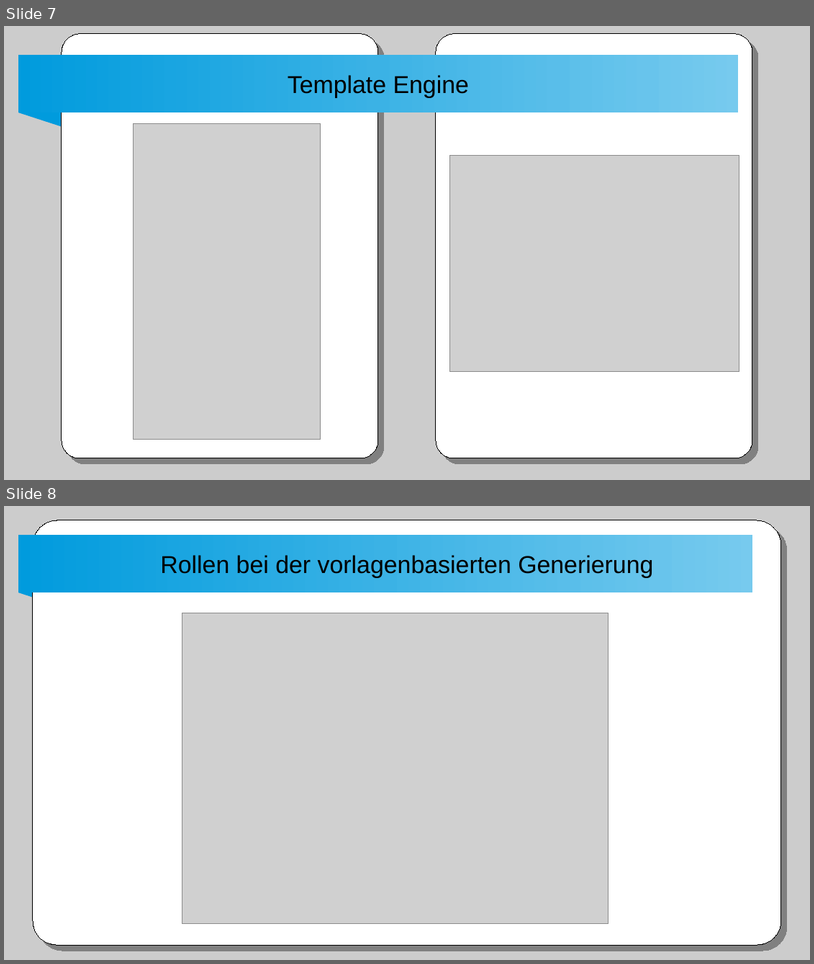
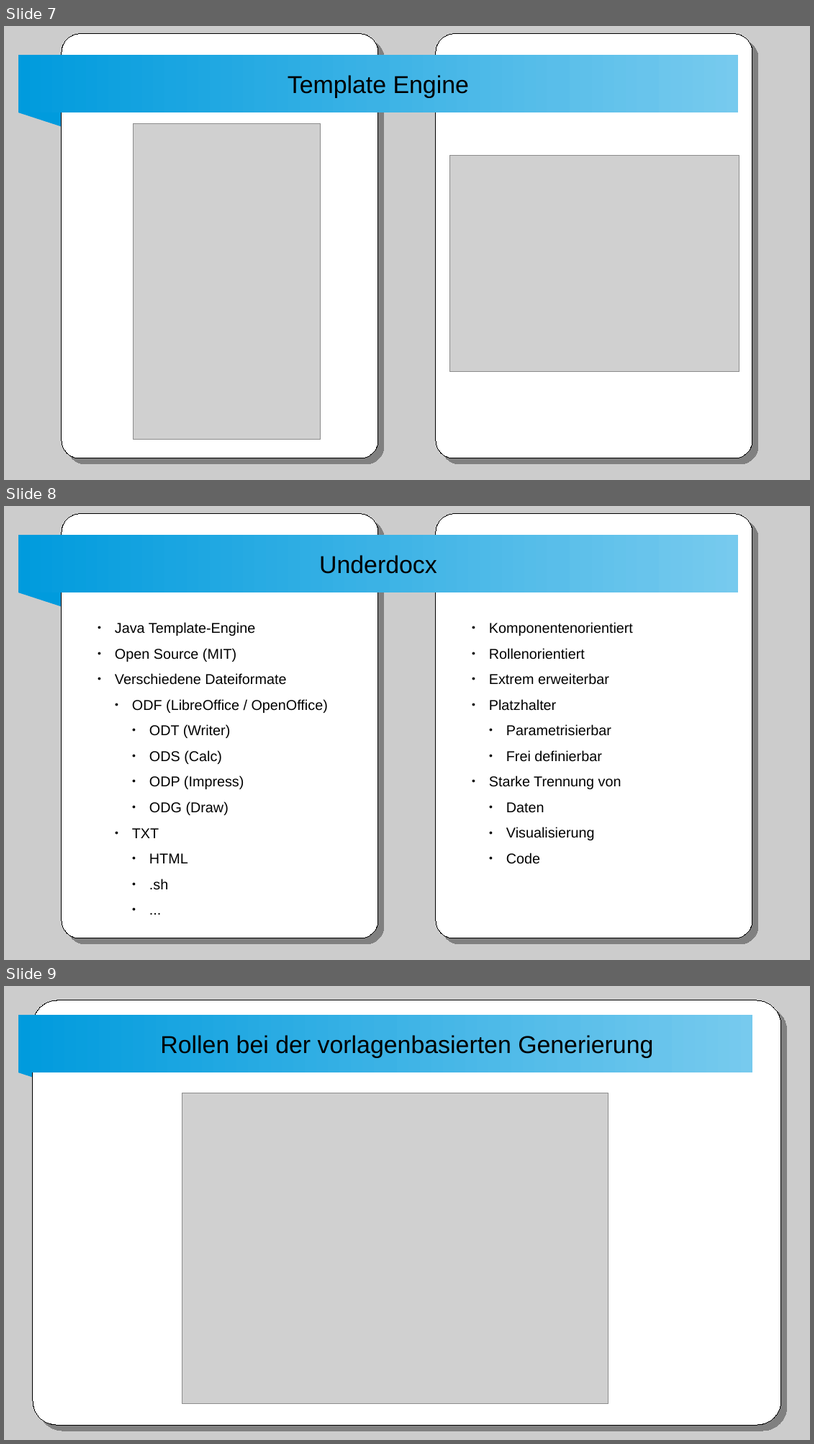
Before and after one commit to winterrifier/underdocx-examples, a slide deck: UnderdocxVortrag/presentation/initialPresentation.odp. Shown one above the other, each under a label of ours: slides 7 and 8 before the commit, slides 7, 8 and 9 after it. The pictures are 814x964 and 814x1444 pixels, drawn with LibreOffice and Linux fonts; fonts in the diff are those of the drawing; grey boxes stand for pictures. Boxes give left, top, right and bottom in pixels: in the first picture for what was removed or moved away, otherwise in the second. Text is boxed around its words. In the diff, an @@ line names an element or a change of style, - is before the commit and + after.

```diff
--- a/UnderdocxVortrag/presentation/initialPresentation.odp
+++ b/UnderdocxVortrag/presentation/initialPresentation.odp
@@ slide 8 added at box(4, 506, 810, 960), background #FFFFFF; not listed: 5 template elements that a slide beside it also shows @@
@@ title added at box(319, 555, 437, 574), 24 pt, text #000000 @@
+Underdocx
@@ text added at box(115, 622, 328, 890), 14 pt, text #000000 @@
+● Java Template-Engine
+● Open Source (MIT)
+● Verschiedene Dateiformate
+  ● ODF (LibreOffice / OpenOffice)
+    ● ODT (Writer)
+    ● ODS (Calc)
+    ● ODP (Impress)
+    ● ODG (Draw)
+  ● TXT
+    ● HTML
+    ● .sh
+    ● ...
@@ text added at box(489, 622, 633, 864), 14 pt, text #000000 @@
+● Komponentenorientiert
+● Rollenorientiert
+● Extrem erweiterbar
+● Platzhalter
+  ● Parametrisierbar
+  ● Frei definierbar
+● Starke Trennung von
+  ● Daten
+  ● Visualisierung
+  ● Code
@@ what was slide 8 is now slide 9 @@
```
Also in this commit, not shown: 2 slides changed, 3 other slides added.
